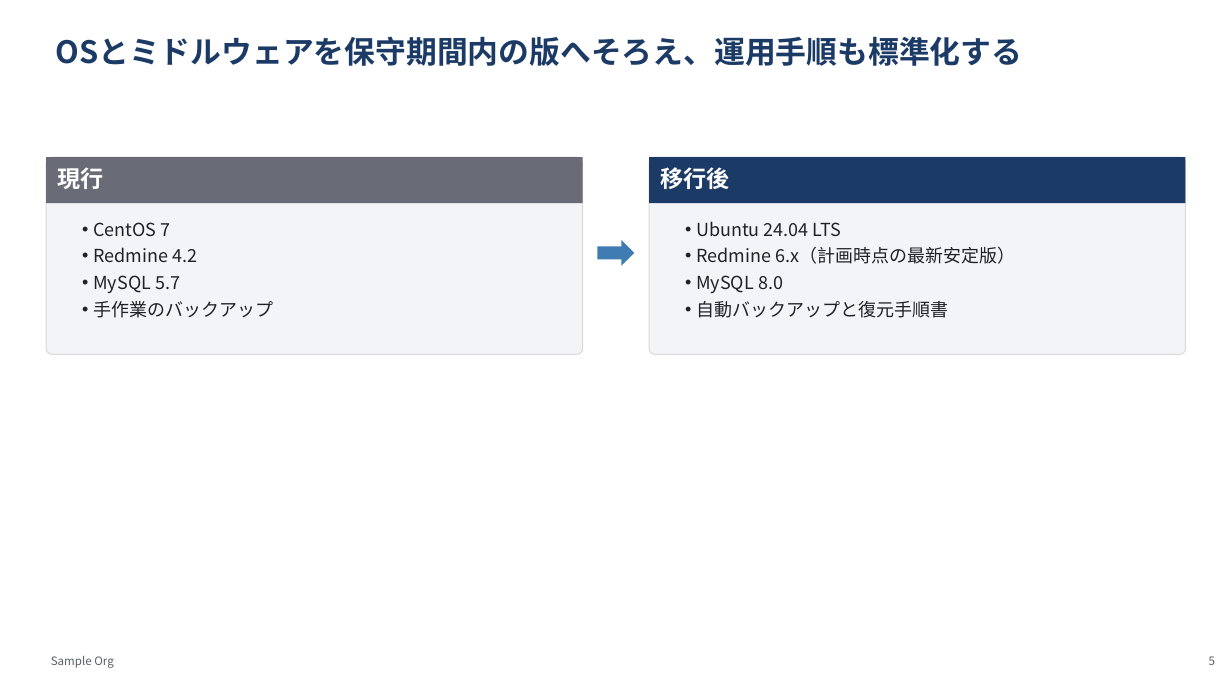
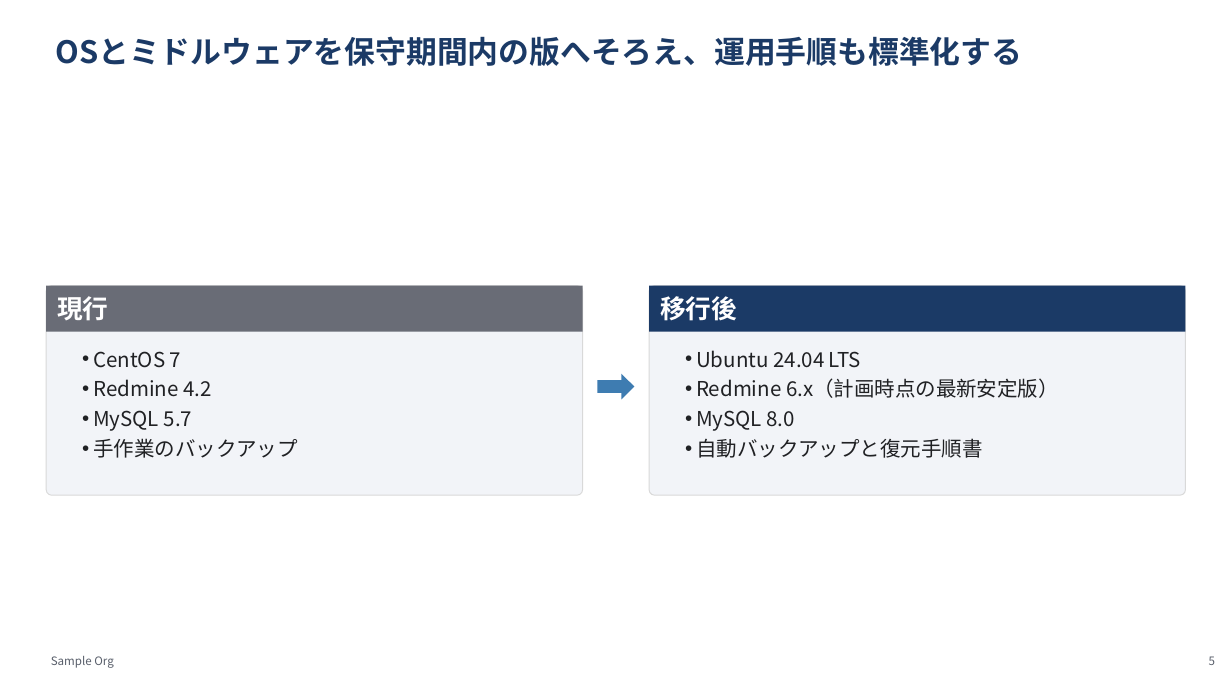
Before and after one commit to YHirano7/Artifacts, a slide deck: slide 5 of skills/pptx-deck/examples/redmine-migration/redmine-migration.pptx. Drawn at 1232x693 pixels with LibreOffice and Linux fonts; fonts in the diff are those of the drawing. Boxes give left, top, right and bottom in pixels: in the first picture for what was removed or moved away, otherwise in the second. Text is boxed around its words. In the diff, an @@ line names an element or a change of style, - is before the commit and + after.

```diff
--- a/skills/pptx-deck/examples/redmine-migration/redmine-migration.pptx
+++ b/skills/pptx-deck/examples/redmine-migration/redmine-migration.pptx
@@ rectangle "現行": place and size @@
-rectangle "現行" at box(46, 157, 582, 203)
+rectangle "現行" at box(46, 286, 582, 332)
@@ rectangle "現行" at box(46, 286, 582, 332): size 18 to 20 pt @@
@@ rounded rectangle: place and size @@
-rounded rectangle at box(46, 157, 582, 355)
+rounded rectangle at box(46, 286, 582, 495)
@@ rounded rectangle at box(46, 286, 582, 495): proportions changed @@
@@ rectangle "移行後": place and size @@
-rectangle "移行後" at box(649, 157, 1185, 203)
+rectangle "移行後" at box(649, 286, 1185, 332)
@@ rectangle "移行後" at box(649, 286, 1185, 332): size 18 to 20 pt @@
@@ rounded rectangle at box(649, 286, 1185, 495): proportions changed @@
@@ rounded rectangle: place and size @@
-rounded rectangle at box(649, 157, 1185, 355)
+rounded rectangle at box(649, 286, 1185, 495)
@@ text "CentOS 7": place and size @@
-text "CentOS 7" at box(93, 222, 273, 318)
+text "CentOS 7" at box(93, 351, 298, 458)
@@ text "CentOS 7" at box(93, 351, 298, 458): size 14 to 16 pt @@
@@ text "Ubuntu 24.04 LTS" at box(696, 350, 1059, 458): size 14 to 16 pt @@
@@ text "Ubuntu 24.04 LTS": place and size @@
-text "Ubuntu 24.04 LTS" at box(696, 221, 1015, 318)
+text "Ubuntu 24.04 LTS" at box(696, 350, 1059, 458)
@@ right arrow: place and size @@
-right arrow at box(597, 240, 634, 266)
+right arrow at box(597, 373, 634, 399)
```
Also in this commit, not shown: 5 other slides changed, 39 other files.
